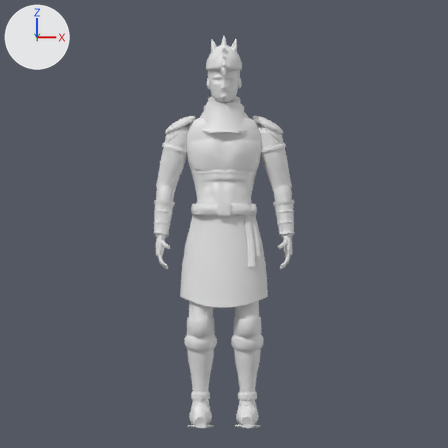
Before and after pictures for a commit that changed the Blender file ArtSource/Hero.blend.
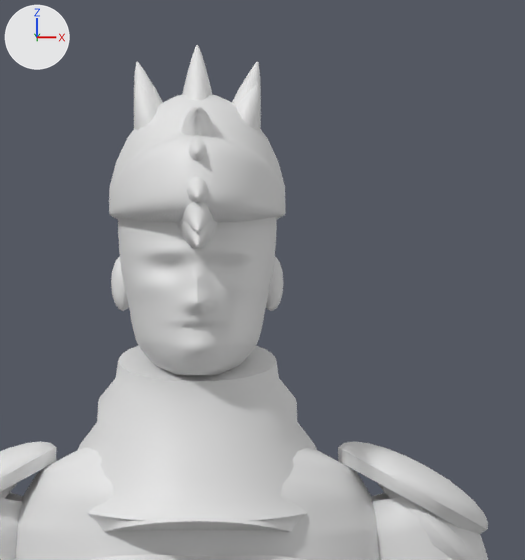
The first picture shows the older version from the file's camera 'PreviewCam'. The close-ups show the older and then the newer version on the part from 41% to 65% of the width and 6% to 31% of the height of that picture. Only the edits that show in the close-ups are written down. Every picture has the same lights, and +X, +Y and +Z are marked at upper left.

Objects in the first close-up: 'Hero'.
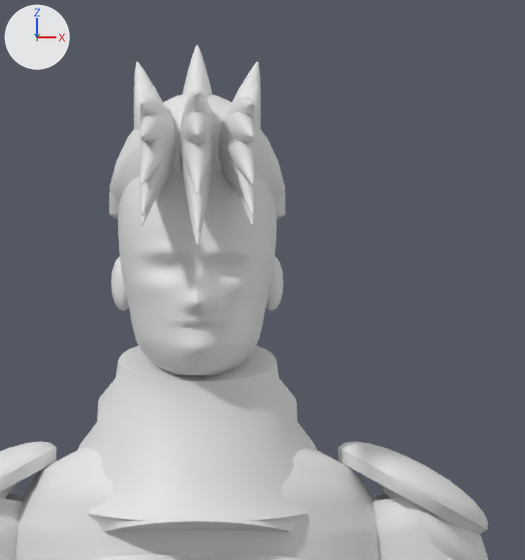
Where the change shows, as pixel boxes (x1, y1, x2, y2) in the close-ups (525 x 560 px):
part 1 of me_hero_001, reshaped: before (109, 93, 286, 248); after (109, 87, 285, 245)

The change, as a list of edits to the scene's bpy script:
```text
Change me_hero_001:
    used by ob_hero; location = (0.0, 0.0, 0.0)
    remove me_hero_001.from_pydata(...)  # 32308 vertices, 33276 faces; spans x -0.35..0.35, y -0.24..0.19, z 0.0..1.93
    add me_hero_001.from_pydata(...)  # 33940 vertices, 35036 faces; spans x -0.35..0.35, y -0.26..0.19, z 0.0..1.93
    me_hero_001 part 1: 264 vertices moved from x -0.09..0.09, y -0.24..0.02, z 1.71..1.87 to x -0.08..0.08, y -0.24..0.03, z 1.72..1.87; 1001 vertices removed from x -0.09..0.09, y -0.24..0.02, z 1.69..1.87; 2633 vertices added at x -0.08..0.08, y -0.26..0.15, z 1.68..1.88
    other edits to the shape of me_hero_001 do not show in these pictures
```
